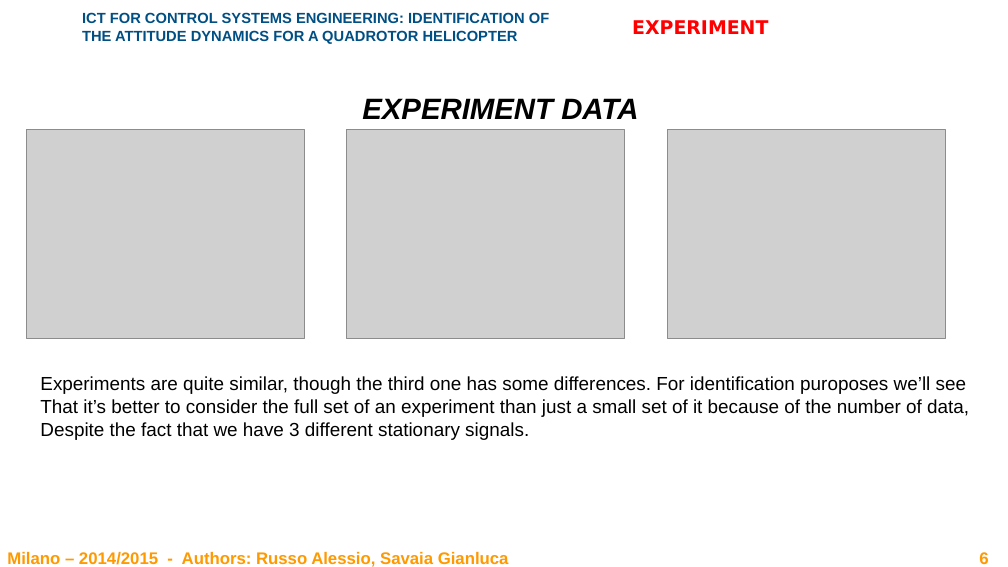
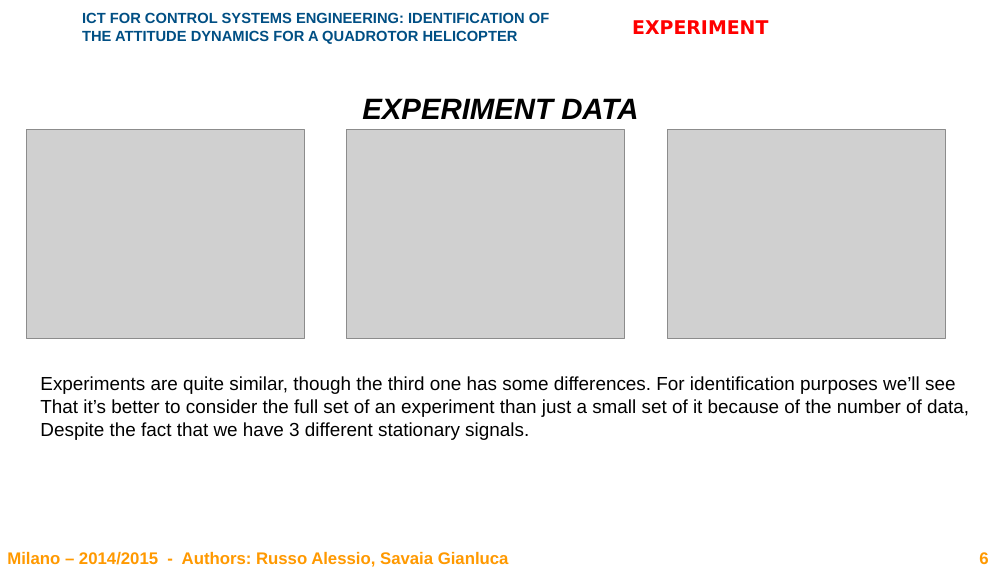
Before and after one commit to rssalessio/BlackBox-Quadrotor-Identification, a slide deck: slide 6 of report/Report.pptx. Drawn at 1008x567 pixels with LibreOffice and Linux fonts; fonts in the diff are those of the drawing; grey boxes stand for pictures; background and template pictures are left out. Boxes give left, top, right and bottom in pixels: in the first picture for what was removed or moved away, otherwise in the second. Text is boxed around its words. In the diff, an @@ line names an element or a change of style, - is before the commit and + after.

```diff
--- a/report/Report.pptx
+++ b/report/Report.pptx
@@ text at (x1=40, y1=376, x2=955, y2=394): text changed @@
-Experiments are quite similar, though the third one has some differences. For identification puroposes we’ll see
+Experiments are quite similar, though the third one has some differences. For identification purposes we’ll see
```
Also in this commit, not shown: 1 other slide changed, 1 other file.
